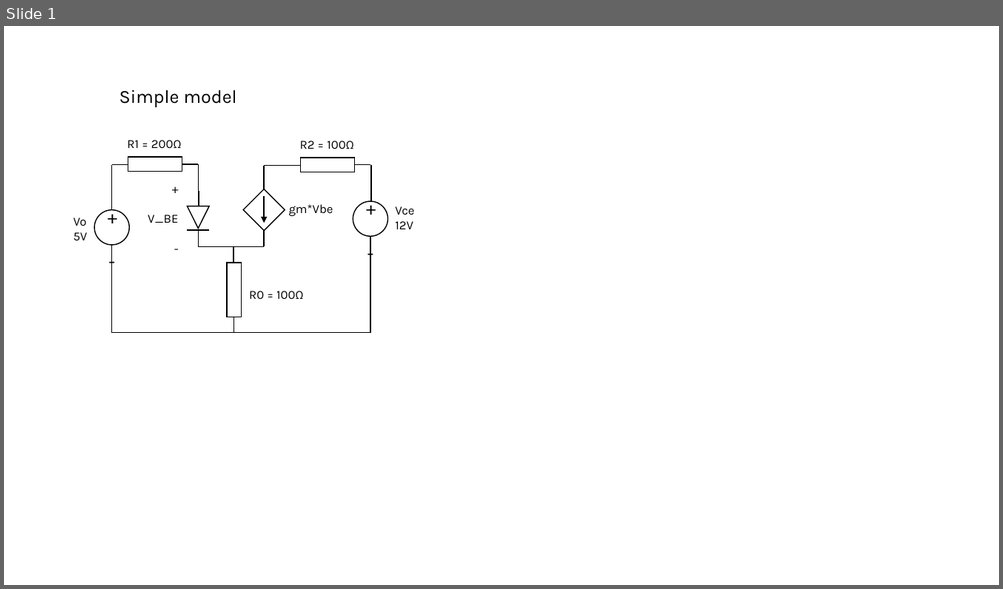
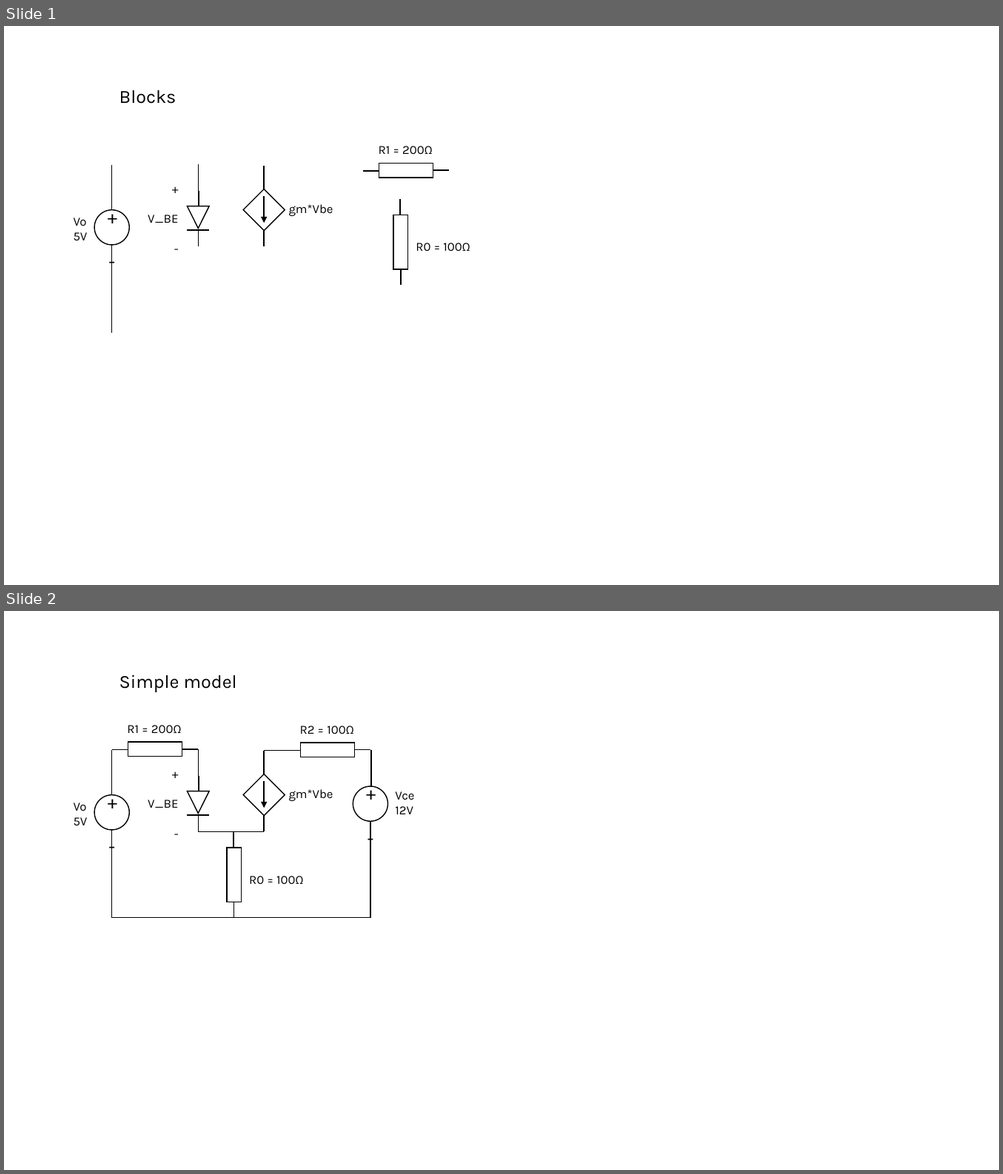
Before and after one commit to MhawnSendes/ESD4-412-Opgaveregning, a slide deck: Analog elektronik/examPrep/BJT/Diagrams_BJT.pptx. Shown one above the other, each under a label of ours: slide 1 before the commit, slides 1 and 2 after it. The pictures are 1003x589 and 1003x1174 pixels, drawn with LibreOffice and Linux fonts; fonts in the diff are those of the drawing. Boxes give left, top, right and bottom in pixels: in the first picture for what was removed or moved away, otherwise in the second. Text is boxed around its words. In the diff, an @@ line names an element or a change of style, - is before the commit and + after.

Commit message:
Added building blocks on first slide :)

```diff
--- a/Analog elektronik/examPrep/BJT/Diagrams_BJT.pptx
+++ b/Analog elektronik/examPrep/BJT/Diagrams_BJT.pptx
@@ slide 1 added at box(4, 26, 999, 585), background #FFFFFF @@
@@ text added at box(119, 90, 176, 104), 18 pt, text #000000 @@
+Blocks
@@ group added at box(363, 146, 449, 178): 2 lines, 1 rectangle, 1 text @@
+R1 = 200Ω
@@ line added from (112, 165) to (112, 210), #000000 1 pt @@
@@ line added from (198, 164) to (198, 191), #000000 1 pt @@
@@ text added at box(100, 201, 123, 255), 18 pt, text #000000 @@
++
+-
@@ group added at box(187, 191, 209, 247): 3 lines, 1 triangle @@
@@ text added at box(74, 218, 88, 241), 12 pt, text #000000 @@
+Vo
+5V
@@ ellipse added at box(94, 210, 129, 245), outline #000000 1 pt @@
@@ text added at box(148, 215, 178, 223), 12 pt, text #000000 @@
++
+V_BE
+-
@@ text added at box(289, 204, 333, 216), 12 pt, text #000000 @@
+gm*Vbe
@@ line added from (112, 245) to (112, 332), #000000 1 pt @@
@@ group added at box(244, 166, 284, 247): 2 lines, 1 rectangle, 1 arrow @@
@@ group added at box(393, 199, 469, 286): 2 lines, 1 rectangle, 1 text @@
+R0 = 100Ω
@@ what was slide 1 is now slide 2 @@
```
Also in this commit, not shown: 2 other files.
